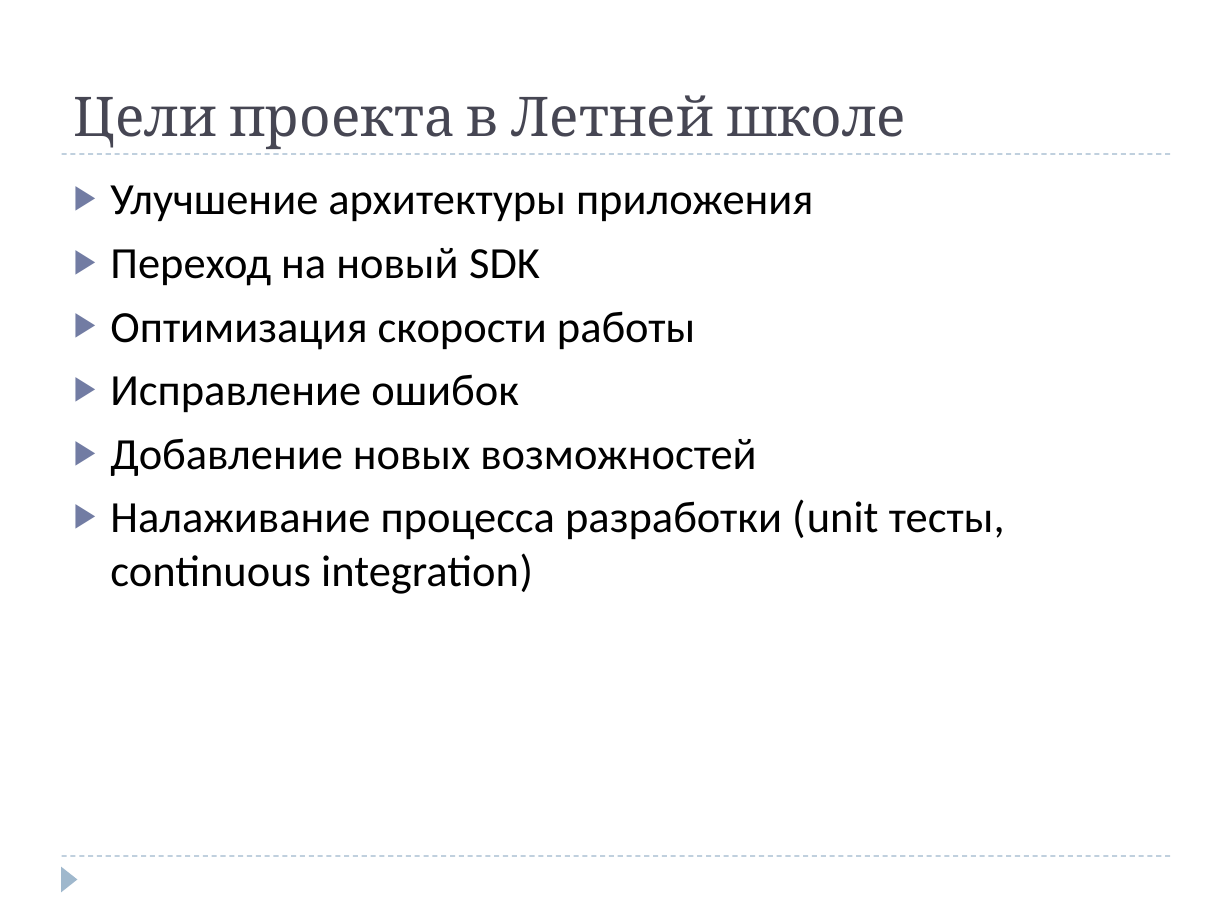
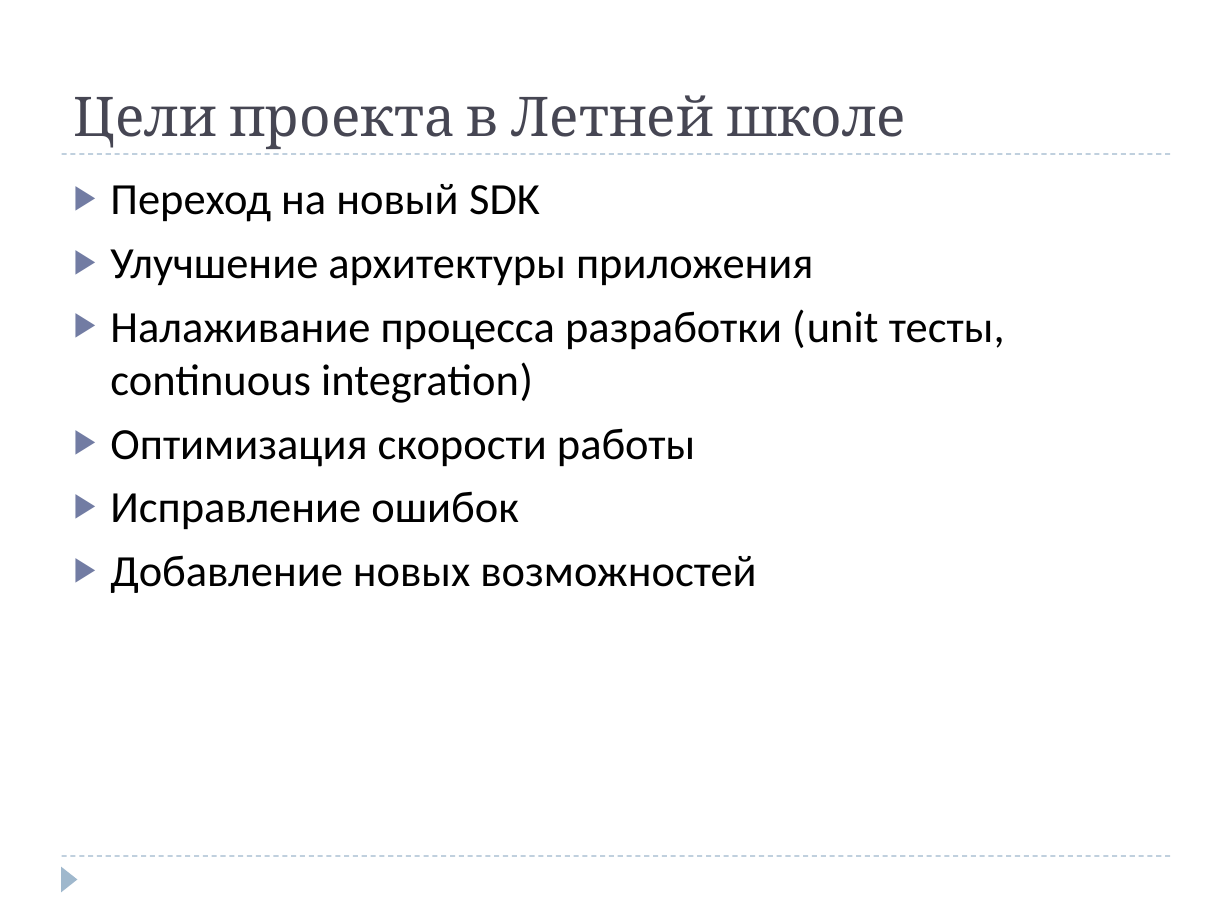
Before and after one commit to dmitry-lt/android-comapping, a slide deck: slide 3 of docs/promo files/presentation/Android Comapping Summer School.ppt. Drawn at 1232x924 pixels with LibreOffice and Linux fonts; fonts in the diff are those of the drawing. Boxes give left, top, right and bottom in pixels: in the first picture for what was removed or moved away, otherwise in the second. Text is boxed around its words. In the diff, an @@ line names an element or a change of style, - is before the commit and + after.

```diff
--- a/docs/promo files/presentation/Android Comapping Summer School.ppt
+++ b/docs/promo files/presentation/Android Comapping Summer School.ppt
@@ text at (110, 184, 540, 222): paragraph added @@
+▶ Переход на новый SDK
@@ text at (110, 309, 1005, 403): text changed @@
-▶ Переход на новый SDK
+▶ Налаживание процесса разработки (unit тесты, continuous integration)
@@ text at (110, 499, 1005, 594): paragraph removed @@
-▶ Налаживание процесса разработки (unit тесты, continuous integration)
```
Also in this commit, not shown: 3 other slides changed.
